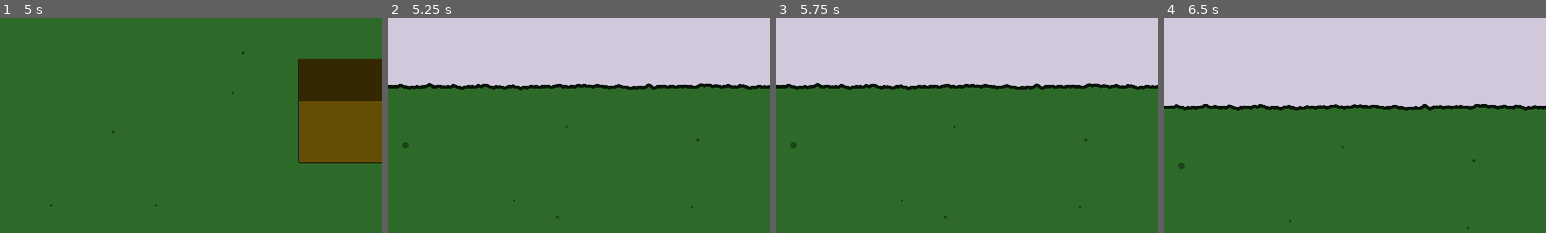
Above: before the commit, frames 1-4 (left to right).
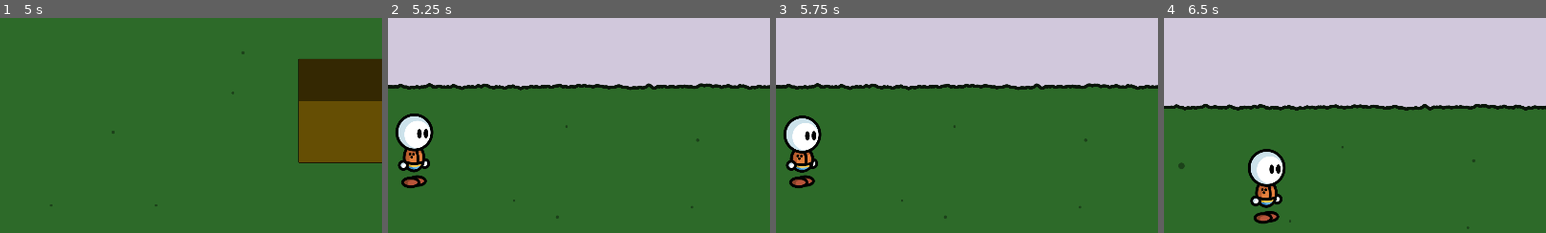
Above: after the commit, the same moments.

Repository: fupicat/szabandoned-0
Game: Godot game, scene res://Scenes/Places/House.tscn
The game is run twice, just before and just after one commit, with the same random seed, the same clock (stepped at 60 frames per second) and the same inputs.
Inputs (mouse positions are % of the whole screen's width and height, from its top left):
- Up to frame 1 (5 s): click "Add Item" at 0.5 s; click "Place" at 1.25 s; move the mouse to (72, 45) at 2.02 s; hold Right (right) 2.03-2.75 s; hold X (action) 2.03-2.75 s; tap Z (run) at 2.3, 4.35 s; click "Move Item" at 2.75 s; click "Move this" at 3.5 s; tap Enter at 4.25 s; move the mouse to (30, 55) at 4.27 s; hold Down (down) from 4.28 s (still down); tap X (action) at 4.55 s
- Up to frame 2 (5.25 s): move the mouse to (60, 28) at 5.02 s; release Down (down) at 5.03 s; hold Right (right) from 5.03 s (still down); hold X (action) from 5.03 s (still down)
- Up to frame 3 (5.75 s): keep holding Right (right); keep holding X (action); tap Z (run) at 5.3 s
- Up to frame 4 (6.5 s): move the mouse to (11, 49) at 5.77 s; release Right (right) at 5.78 s; release X (action) at 5.78 s; hold Up (up) from 5.78 s (still down); click (11, 49) at 5.85 s; tap X (action) at 6.05 s
The pictures show only the part of the screen within x 34-84%, y 27-77%; the shares and areas given below are measured in that part.

Frame 1 is identical in both runs. In frame 2, 2.4% of the frame differs, in the area x 2-12%, y 44-80%; in frame 3, 2.3%; in frame 4, 2.4%.

Commit message:
NPC random movement

Diff:
--- a/Scenes/Places/Town.tscn
+++ b/Scenes/Places/Town.tscn
@@ -7,6 +7,8 @@
 [ext_resource path="res://Scripts/ExitMouse.gd" type="Script" id=5]
 [ext_resource path="res://Scripts/Placeable.gd" type="Script" id=6]
 [ext_resource path="res://Art/Placeables/SignHouse.png" type="Texture" id=7]
+[ext_resource path="res://Scripts/NPC.gd" type="Script" id=8]
+[ext_resource path="res://Scenes/Scrat.tscn" type="PackedScene" id=9]
 
 [sub_resource type="RectangleShape2D" id=1]
 extents = Vector2( 370.187, 257.986 )
@@ -19,6 +21,9 @@
 
 [sub_resource type="RectangleShape2D" id=4]
 extents = Vector2( 72.2358, 41.1125 )
+
+[sub_resource type="RectangleShape2D" id=5]
+extents = Vector2( 56.6084, 27.8953 )
 
 [node name="Town" type="Node2D"]
 script = ExtResource( 1 )
@@ -79,4 +84,17 @@
 
 [node name="IntPos" type="Position2D" parent="Sign"]
 position = Vector2( 0, 74 )
+
+[node name="NPC" type="KinematicBody2D" parent="."]
+position = Vector2( 1221.91, 443.986 )
+script = ExtResource( 8 )
+
+[node name="Scrat" parent="NPC" instance=ExtResource( 9 )]
+
+[node name="CollisionShape2D" type="CollisionShape2D" parent="NPC"]
+shape = SubResource( 5 )
+
+[node name="Wander" type="Timer" parent="NPC"]
+one_shot = true
 [connection signal="body_entered" from="ToHouse" to="." method="_on_ToHouse_body_entered"]
+[connection signal="timeout" from="NPC/Wander" to="NPC" method="_on_Wander_timeout"]
--- /dev/null
+++ b/Scripts/NPC.gd
@@ -0,0 +1,63 @@
+extends KinematicBody2D
+
+var move = Vector2(0, 0)
+var speed = 500
+const SLIP = 0.20
+
+var target = null
+var can_walk = true
+
+export var behavior = 1
+
+signal got_there
+
+enum BEHAVE {
+    stop,
+    wander
+}
+
+func _ready():
+    randomize()
+    if behavior == BEHAVE.wander:
+        $Wander.start(rand_range(0, 3))
+
+func _physics_process(delta):
+    if target != null and can_walk:
+        #warning-ignore:NARROWING_CONVERSION
+        z_index = global_position.y / 10
+
+    if target != null and can_walk:
+        can_walk = true
+        $Scrat.scale.x = 1
+        if target.x < global_position.x:
+            $Scrat.scale.x = -1
+        move = (target - position).normalized() * (speed)
+        if (target - position).length() < 20:
+            move = Vector2(0, 0)
+            global_position = target
+            target = null
+            can_walk = true
+            emit_signal('got_there')
+
+    move = move_and_slide(move)
+    anim_walk()
+
+func anim_walk():
+    if can_walk:
+        if abs(move.x) < 30 and abs(move.y) < 30:
+            $Scrat/Anim.play("Idle")
+        else:
+            if Input.is_action_pressed('run'):
+                $Scrat/Anim.play('Run')
+            else:
+                $Scrat/Anim.play("Walk")
+
+func animation(var name):
+    can_walk = false
+    $Scrat.scale.x = 1
+    $Scrat/Anim.play(name)
+
+func _on_Wander_timeout():
+    if behavior == BEHAVE.wander:
+        target = Vector2(global_position.x + rand_range(-(speed * 3), speed * 3), global_position.y + rand_range(-(speed * 3), speed * 3))
+        $Wander.start(rand_range(0, 3))
Not shown: 1 places in Scenes/Places/Town.tscn that only renumber resources
